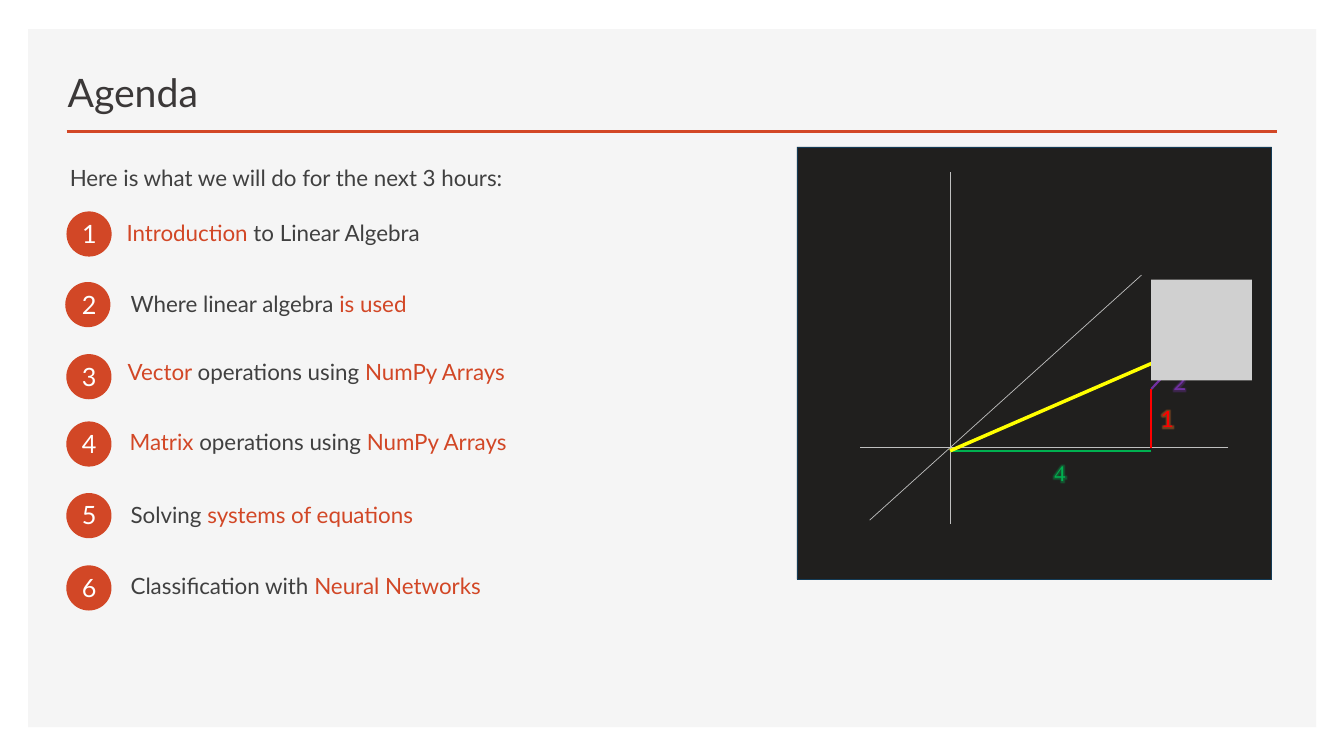
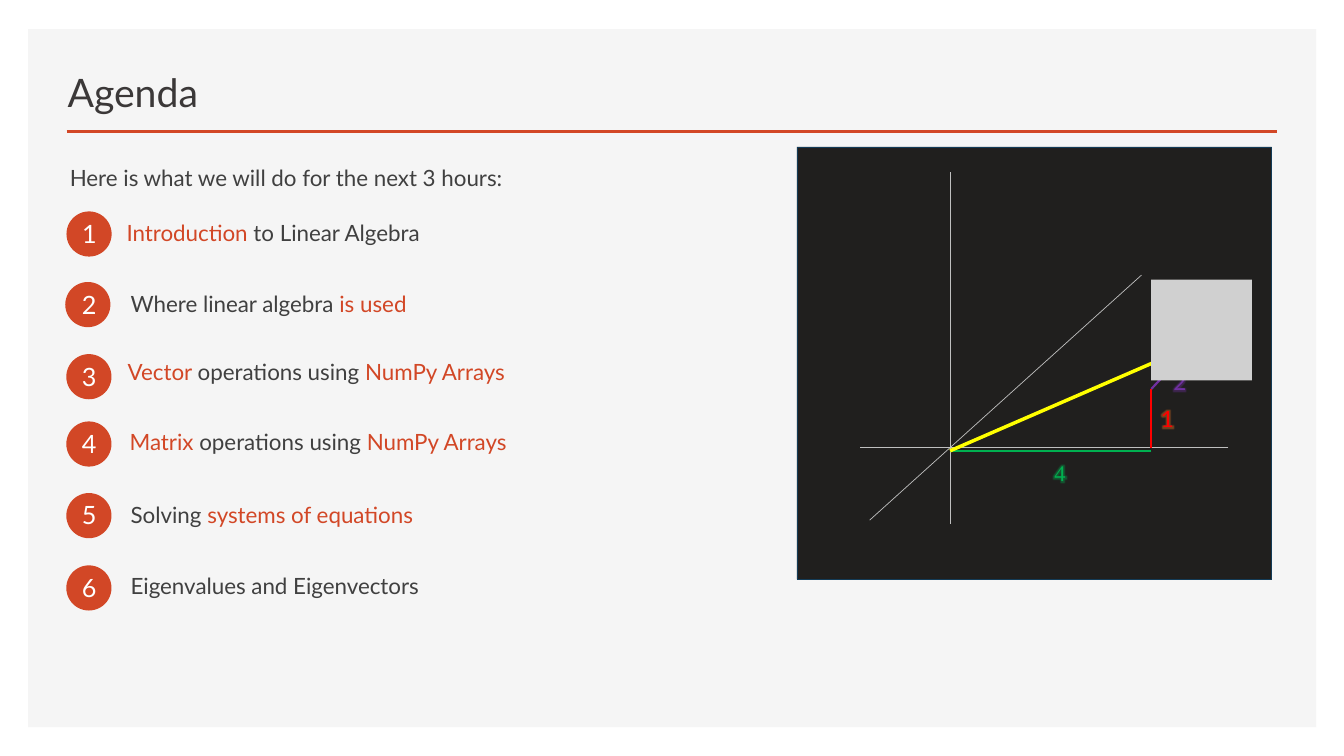
Before and after one commit to thomasnield/oreilly_math_fundamentals_data_science, a slide deck: slide 3 of linear_algebra/math_fundamentals_linear_algebra.pptx. Drawn at 1344x756 pixels with LibreOffice and Linux fonts; fonts in the diff are those of the drawing; grey boxes stand for pictures. Boxes give left, top, right and bottom in pixels: in the first picture for what was removed or moved away, otherwise in the second. Text is boxed around its words. In the diff, an @@ line names an element or a change of style, - is before the commit and + after.

```diff
--- a/linear_algebra/math_fundamentals_linear_algebra.pptx
+++ b/linear_algebra/math_fundamentals_linear_algebra.pptx
@@ text at <box>131,577,419,598</box>: text changed @@
-Classification with Neural Networks
+Eigenvalues and Eigenvectors
```
Also in this commit, not shown: 1 other slide changed, 1 other file.
